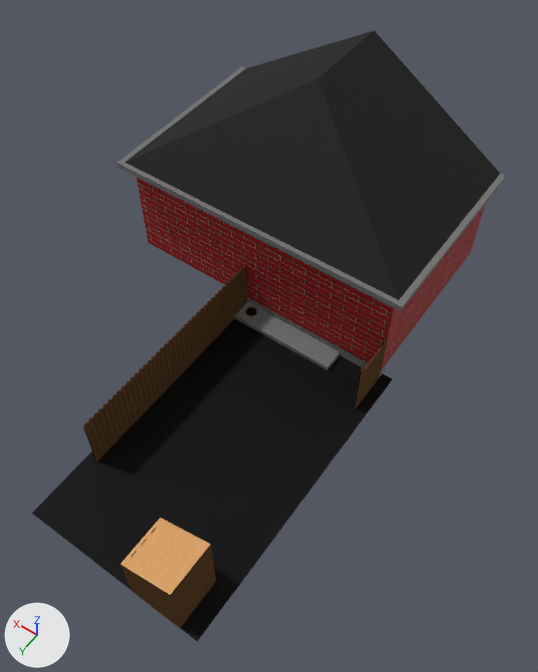
One commit to the Blender file Assets/World/Level3/Raw/Level3.blend: the scene before it, then after it.
Both versions are drawn from a 50 mm camera at (-213.0, 274.0, 417.0) aimed at (-43.0, 37.0, 44.0). Every picture has the same lights, and +X, +Y and +Z are marked at lower left.

In view in the first picture: 'Cube', 'Cube.001', 'Fence', 'Fence.001', 'Fence.002', 'Fence.003', 'Fence.004', 'Fence.005', 'Level3_ConcreteBlock', 'Level3_Part1', 'Plane', 'Plane.001', 'Water'.
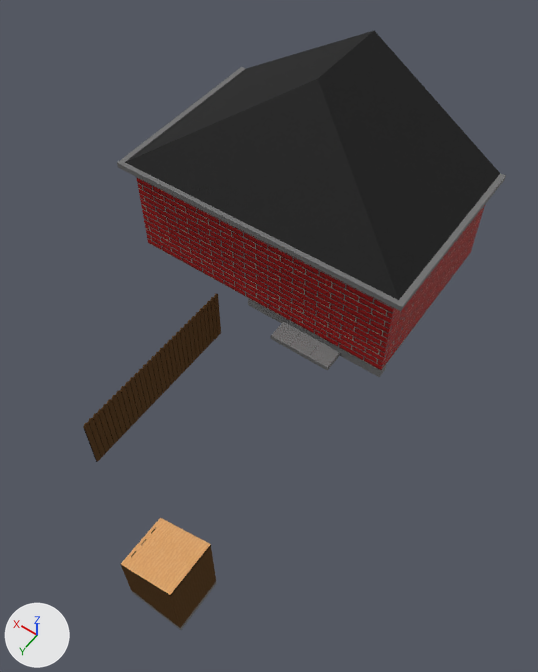
Boxes [x1, y1, x2, y2] around the edits, measured in the pictures (538 x 672 px):
'Plane', hidden (black): before [32, 308, 392, 641]
'Fence', hidden: before [217, 265, 248, 332]
'Fence.005', hidden: before [354, 338, 387, 409]
'Level3_ConcreteBlock', hidden: before [253, 312, 283, 339]
'Level3_Part1', hidden: before [235, 302, 266, 328]
'Water', hidden: before [229, 402, 376, 599]

Patch to the scene script:
```diff
--- a/Assets/World/Level3/Raw/Level3.blend.py
+++ b/Assets/World/Level3/Raw/Level3.blend.py
@@ ob_level3_part1 @@
 ob_level3_part1.location = (0.0, 0.0, 0.0)
+ob_level3_part1.hide_set(True)  # its collection is switched off
@@ ob_level3_concreteblock @@
 ob_level3_concreteblock.rotation_euler = (0.0, 0.0, 1.571)  # degrees (0, 0, 90)
+ob_level3_concreteblock.hide_set(True)  # its collection is switched off
@@ ob_fence @@
 ob_fence.location = (8.0, -8.0, -4.0)
+ob_fence.hide_set(True)  # its collection is switched off
@@ ob_fence_005 @@
 ob_fence_005.location = (-104.0, -8.0, -4.0)
+ob_fence_005.hide_set(True)  # its collection is switched off
@@ ob_water @@
 ob_water.location = (0.0, -12.0, -5.0)
+ob_water.hide_set(True)  # its collection is switched off
@@ ob_plane @@
 ob_plane.location = (0.0, -12.0, -4.0)
+ob_plane.hide_set(True)
```
